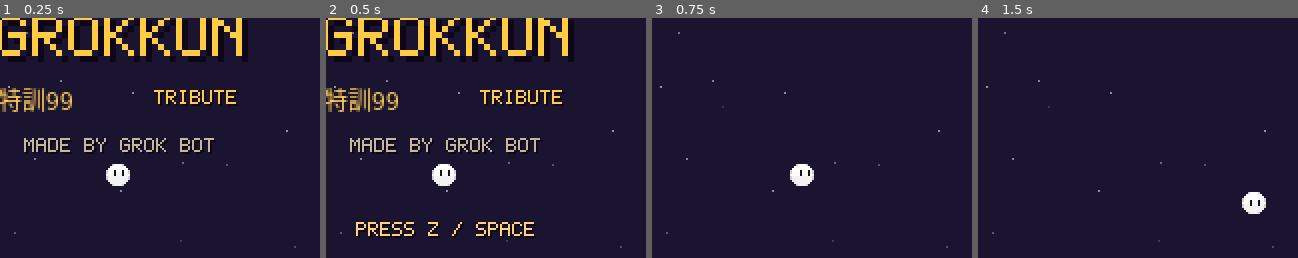
Above: before the commit, frames 1-4 (left to right).
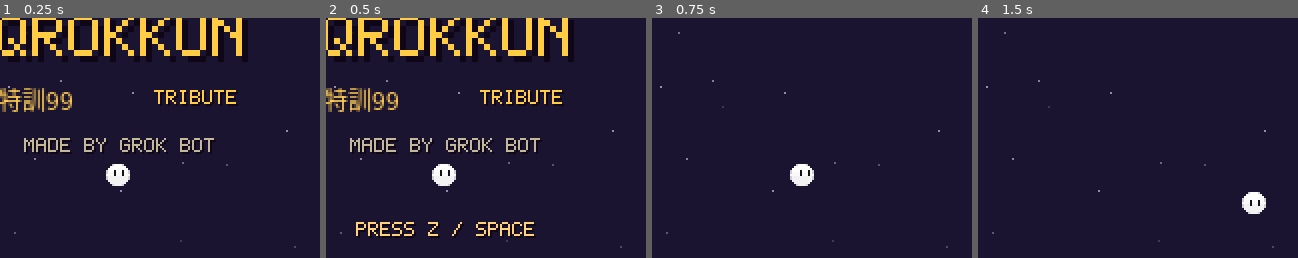
Above: after the commit, the same moments.

Repository: luzi82/grokkun26
Game: Godot game, scene res://scenes/main.tscn
Two runs of this game, one before a commit and one after it. Both use one fixed random seed, a clock stepped at 60 frames per second and the inputs below.
Inputs:
- Up to frame 1 (0.25 s): no input
- Up to frame 2 (0.5 s): no input
- Up to frame 3 (0.75 s): tap Enter (start) at 0.5, 0.6 s; hold Right (move_right) from 0.53 s (still down)
- Up to frame 4 (1.5 s): tap Space at 0.77 s; release Right (move_right) at 1.28 s; hold Down (move_down) from 1.28 s (still down); tap Keypad Enter at 1.35 s
The pictures show only the part of the screen within x 32-82%, y 20-70%; the shares and areas given below are measured in that part.

The runs differ from the first frame. In frame 1, 0.4% of the frame differs, in the area x 2-9%, y 3-16%; in frame 2, 0.4%; in frame 3, nothing differs; in frame 4, nothing differs.

Commit message:
Rename Grokkun/Grokkun26 to Qrokkun/Qrokkun26.
Trademark-risk rename across game title, docs, env vars, and the
Python package (qrokkun_env). Grok Bot credit strings unchanged.

Diff:
--- /dev/null
+++ b/dist/train_long_status.json
@@ -0,0 +1,12 @@
+{
+  "ep": 19401,
+  "best_eval_s": 14.180000000000138,
+  "last_eval_s": 10.672500000000078,
+  "flee_ref_s": 16.684166666666755,
+  "idle_ref_s": 7.756666666666708,
+  "beat_flee": false,
+  "wall_hours": 2.750993959042761,
+  "params": 23690,
+  "checkpoint": "dist/player_ac_long.pt",
+  "done": true
+}
--- a/project.godot
+++ b/project.godot
@@ -6,7 +6,7 @@
 
 [application]
 
-config/name="Grokkun"
+config/name="Qrokkun"
 config/description="A tiny 2D bullet-dodging survival game. Made by Grok Bot. Tribute to Tokkun 99."
 config/version="1.0.0"
 run/main_scene="res://scenes/main.tscn"
--- a/scripts/game_state.gd
+++ b/scripts/game_state.gd
@@ -8,7 +8,7 @@
 var last_time: float = 0.0
 var last_rank: String = "SPARK"
 
-const SAVE_PATH := "user://grokkun.cfg"
+const SAVE_PATH := "user://qrokkun.cfg"
 
 
 func _ready() -> void:
--- a/scripts/main.gd
+++ b/scripts/main.gd
@@ -1,5 +1,5 @@
 extends Node2D
-## Grokkun — title / play / game-over. One endless wave.
+## Qrokkun — title / play / game-over. One endless wave.
 
 enum State { TITLE, PLAYING, GAMEOVER }
 
@@ -41,10 +41,10 @@
 
 
 func _ready() -> void:
-	monkey_mode = OS.get_environment("GROKKUN_MONKEY") == "1"
+	monkey_mode = OS.get_environment("QROKKUN_MONKEY") == "1"
 	if monkey_mode:
-		var seed := int(OS.get_environment("GROKKUN_SEED"))
-		if OS.get_environment("GROKKUN_SEED") == "":
+		var seed := int(OS.get_environment("QROKKUN_SEED"))
+		if OS.get_environment("QROKKUN_SEED") == "":
 			seed = 42
 		rng.seed = seed
 	else:
@@ -59,13 +59,13 @@
 
 
 func _monkey_boot() -> void:
-	var seed := int(OS.get_environment("GROKKUN_SEED"))
-	if OS.get_environment("GROKKUN_SEED") == "":
+	var seed := int(OS.get_environment("QROKKUN_SEED"))
+	if OS.get_environment("QROKKUN_SEED") == "":
 		seed = 42
-	var out_path := OS.get_environment("GROKKUN_OUT")
+	var out_path := OS.get_environment("QROKKUN_OUT")
 	if out_path == "":
 		out_path = "user://monkey.jsonl"
-	var frames := int(OS.get_environment("GROKKUN_FRAMES"))
+	var frames := int(OS.get_environment("QROKKUN_FRAMES"))
 	if frames <= 0:
 		frames = 300
 	monkey = Node.new()
@@ -92,7 +92,7 @@
 
 	hud_time = _px("0.0", Vector2(160, 5), 1, COL_TIME, 1)
 
-	title_name = _px("GROKKUN", Vector2(160, 46), 3, COL_GOLD, 1)
+	title_name = _px("QROKKUN", Vector2(160, 46), 3, COL_GOLD, 1)
 	tokkun_sprite = Sprite2D.new()
 	tokkun_sprite.texture = TEX_TOKKUN
 	tokkun_sprite.texture_filter = CanvasItem.TEXTURE_FILTER_NEAREST
--- a/scripts/monkey_recorder.gd
+++ b/scripts/monkey_recorder.gd
@@ -1,5 +1,5 @@
 extends Node
-## Appended by main in GROKKUN_MONKEY mode. Runs after siblings; writes JSONL.
+## Appended by main in QROKKUN_MONKEY mode. Runs after siblings; writes JSONL.
 
 var out_path: String = ""
 var file: FileAccess
--- a/scripts/pixel_font.gd
+++ b/scripts/pixel_font.gd
@@ -1,6 +1,6 @@
 class_name PixelFont
 extends RefCounted
-## Tiny 5x7 bitmap font for Grokkun HUD / menus.
+## Tiny 5x7 bitmap font for Qrokkun HUD / menus.
 
 const GW := 5
 const GH := 7
Not shown, added: dist/monkey_seeds/summary_0_99.txt
Binary file added: dist/player_look_preview.png
Not shown, added: dist/player_look_preview.png.import
Binary file added: dist/player_mascot_preview.png
Not shown, added: dist/player_mascot_preview.png.import
Binary file added: dist/train_long_loss.png
Not shown, changed: export_presets.cfg
Renamed: grokkun_env/checkpoints/player_ac_long_cpu_metrics.json -> qrokkun_env/checkpoints/player_ac_long_cpu_metrics.json
Renamed: grokkun_env/checkpoints/player_mlp_cpu_metrics.json -> qrokkun_env/checkpoints/player_mlp_cpu_metrics.json
Not shown, changed: README.md
Not shown, added: dist/monkey_seed42.jsonl
Not shown, added: dist/monkey_seeds/seed_0.jsonl
(and 140 more such lines)
